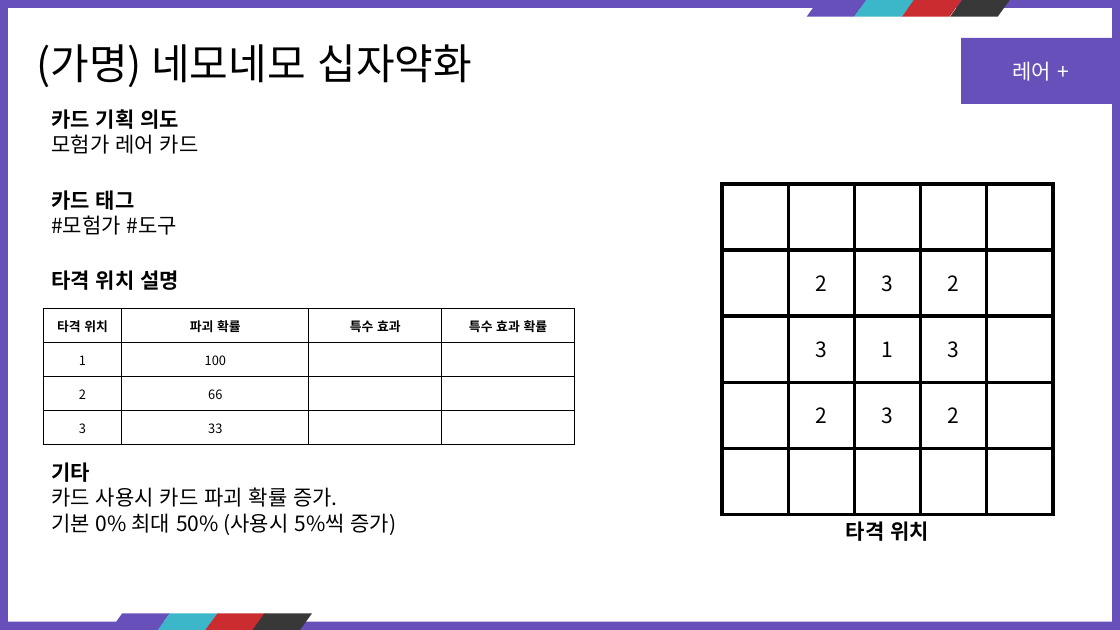
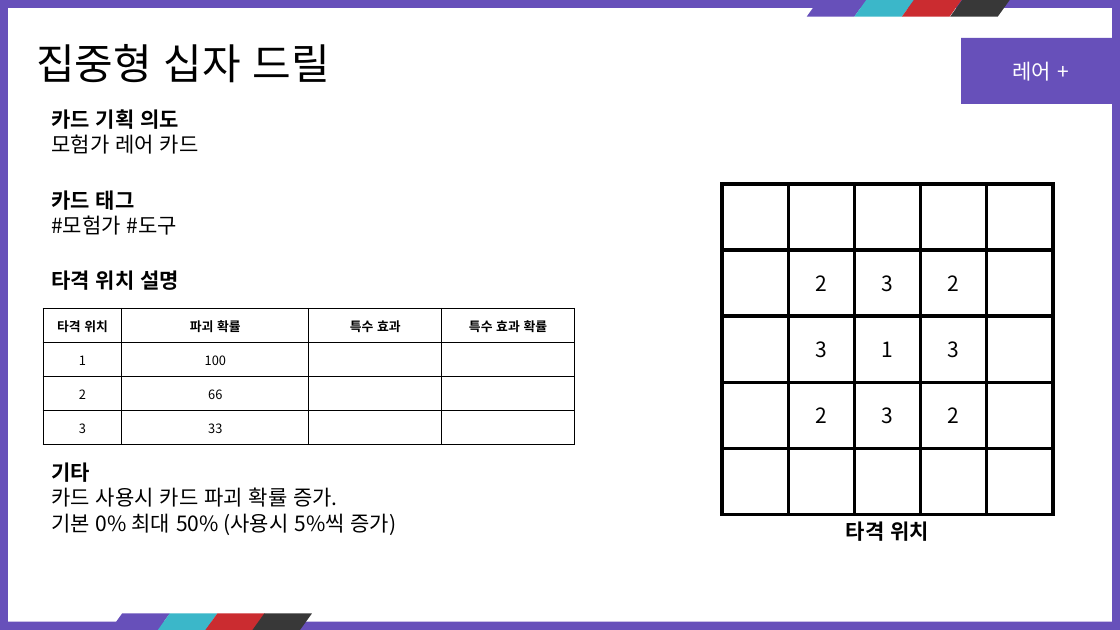
Before and after one commit to kauthor/FluffyDisdog, a slide deck: slide 21 of Plan/기획서/카드 정리.pptx. Drawn at 1120x630 pixels with LibreOffice and Linux fonts; fonts in the diff are those of the drawing. Boxes give left, top, right and bottom in pixels: in the first picture for what was removed or moved away, otherwise in the second. Text is boxed around its words. In the diff, an @@ line names an element or a change of style, - is before the commit and + after.

```diff
--- a/Plan/기획서/카드 정리.pptx
+++ b/Plan/기획서/카드 정리.pptx
@@ text at bbox=[36, 44, 330, 83]: text changed @@
-(가명) 네모네모 십자약화
+집중형 십자 드릴
```
Also in this commit, not shown: 12 other slides changed, 1 other file.
